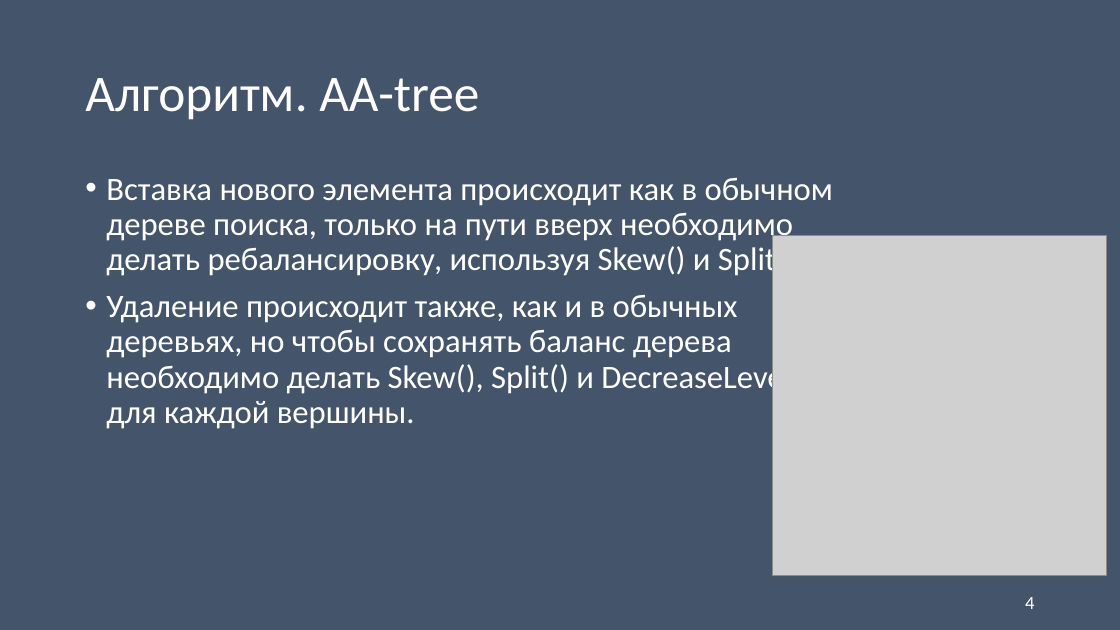
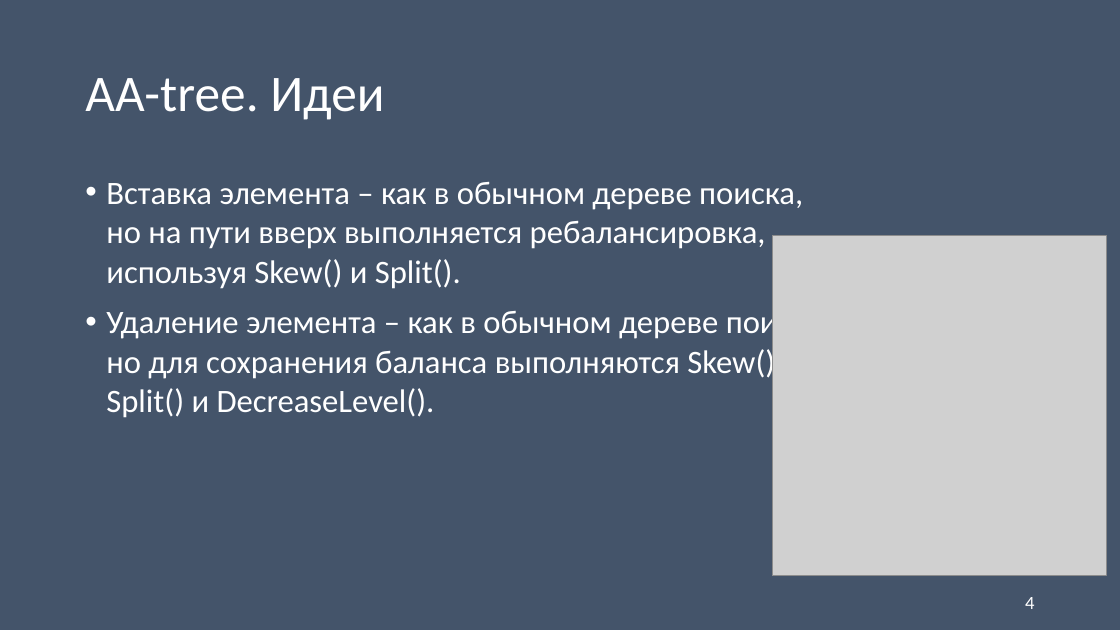
Before and after one commit to Koshkaallmaznaya/algorithms-AA-tree-Splay-tree, a slide deck: slide 4 of Документы/Б9121-09.03.03пикд_Панкратова_презентация.pptx. Drawn at 1120x630 pixels with LibreOffice and Linux fonts; fonts in the diff are those of the drawing; grey boxes stand for pictures. Boxes give left, top, right and bottom in pixels: in the first picture for what was removed or moved away, otherwise in the second. Text is boxed around its words. In the diff, an @@ line names an element or a change of style, - is before the commit and + after.

```diff
--- a/Документы/Б9121-09.03.03пикд_Панкратова_презентация.pptx
+++ b/Документы/Б9121-09.03.03пикд_Панкратова_презентация.pptx
@@ title at (85, 78, 384, 120): text changed @@
-Алгоритм. AA-tree
+AA-tree. Идеи
@@ text at (106, 182, 830, 418): text changed @@
-• Вставка нового элемента происходит как в обычном дереве поиска, только на пути вверх необходимо делать ребалансировку, используя Skew() и Split().
-• Удаление происходит также, как и в обычных деревьях, но чтобы сохранять баланс дерева необходимо делать Skew(), Split() и DecreaseLevel() для каждой вершины.
+• Вставка элемента – как в обычном дереве поиска, но на пути вверх выполняется ребалансировка, используя Skew() и Split().
+• Удаление элемента – как в обычном дереве поиска, но для сохранения баланса выполняются Skew(), Split() и DecreaseLevel().
```
Also in this commit, not shown: 9 other slides changed, 4 slides added, 2 slides removed, 4 other files.
